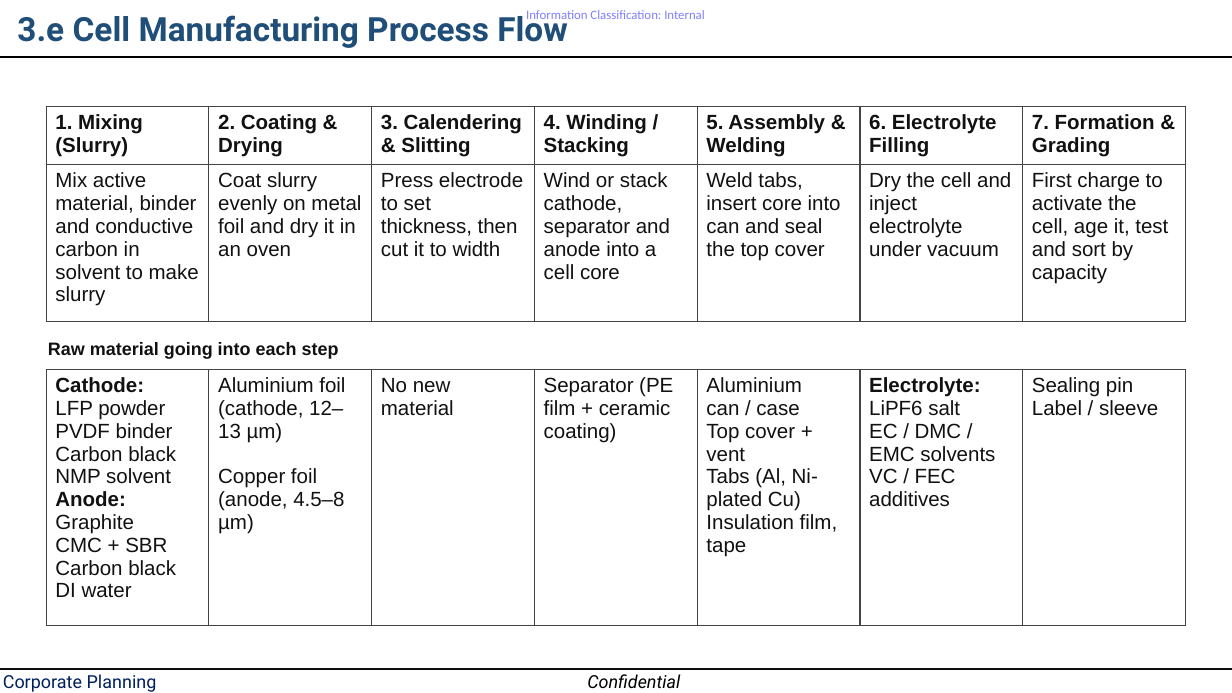
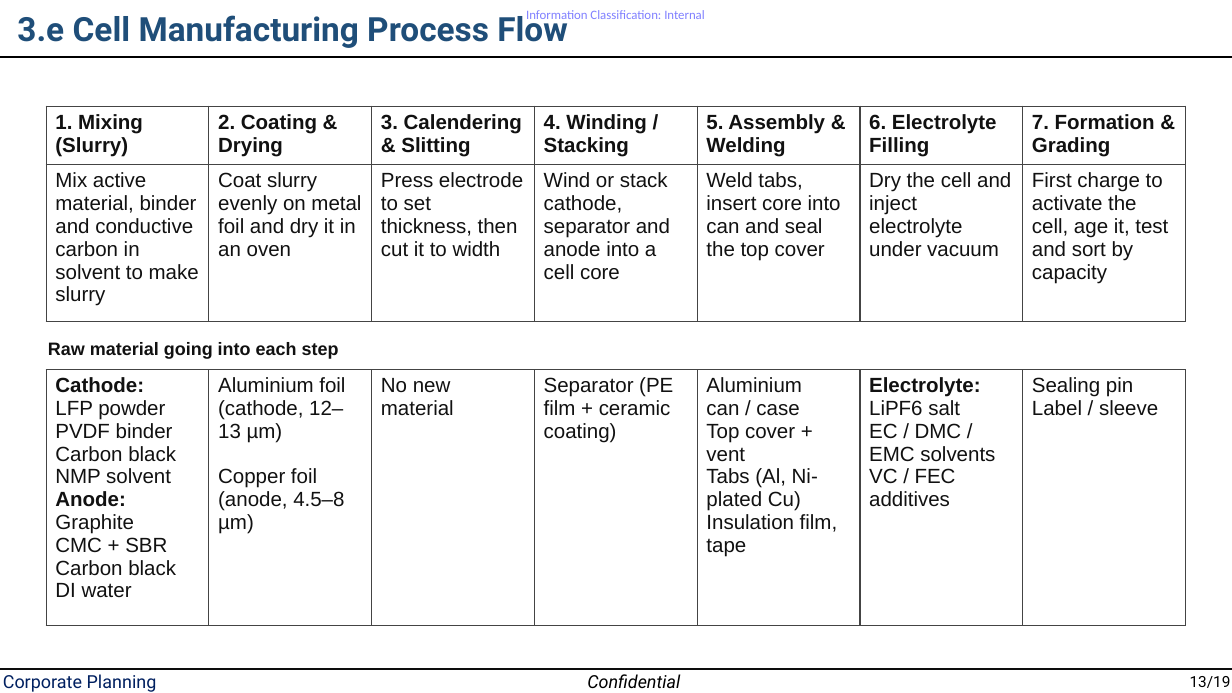
Before and after one commit to Crypto-ashish/bess, a slide deck: slide 13 of EV study 10nov.pptx. Drawn at 1232x693 pixels with LibreOffice and Linux fonts; fonts in the diff are those of the drawing. Boxes give left, top, right and bottom in pixels: in the first picture for what was removed or moved away, otherwise in the second. Text is boxed around its words. In the diff, an @@ line names an element or a change of style, - is before the commit and + after.

```diff
--- a/EV study 10nov.pptx
+++ b/EV study 10nov.pptx
@@ text added at [1190, 676, 1231, 688], 12 pt, text #000000 @@
+13/19
```
Also in this commit, not shown: 18 other slides changed.
